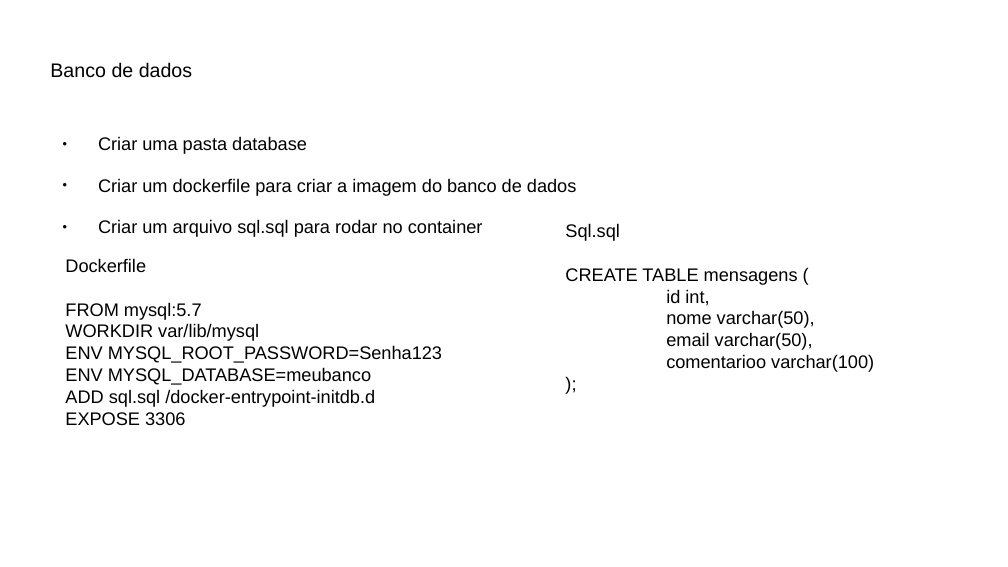
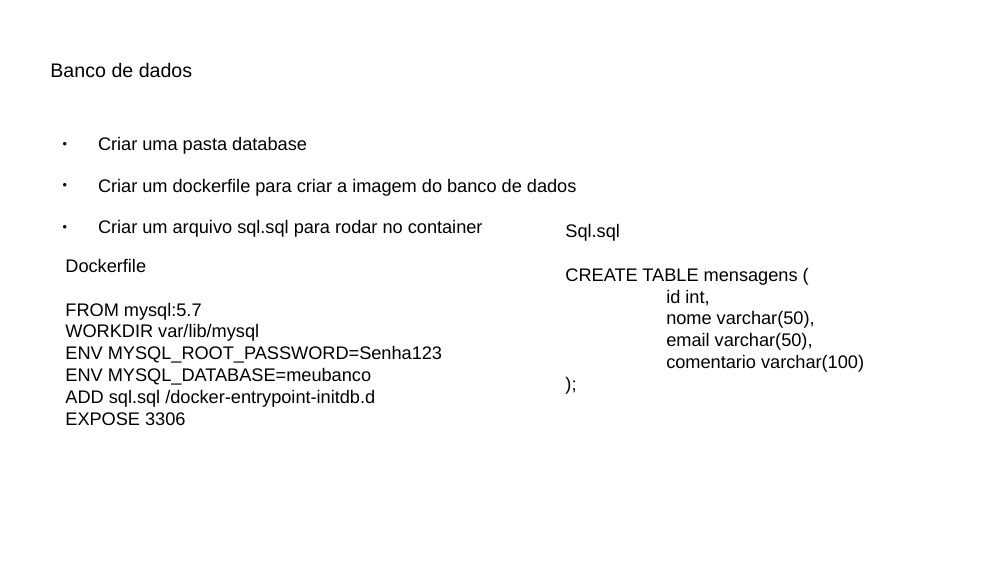
Before and after one commit to szalbuque/DevopsDio.me, a slide deck: slide 10 of Kubernetes - desafio/Kubernetes - Projeto 1.odp (slide 11 before the commit). Drawn at 1008x567 pixels with LibreOffice and Linux fonts; fonts in the diff are those of the drawing; background and template pictures are left out. Boxes give left, top, right and bottom in pixels: in the first picture for what was removed or moved away, otherwise in the second. Text is boxed around its words. In the diff, an @@ line names an element or a change of style, - is before the commit and + after.

```diff
--- a/Kubernetes - desafio/Kubernetes - Projeto 1.odp
+++ b/Kubernetes - desafio/Kubernetes - Projeto 1.odp
@@ text at bbox=[666, 354, 864, 372]: text changed @@
-comentarioo varchar(100)
+comentario varchar(100)
```
Also in this commit, not shown: 3 other slides changed, 1 slide removed, 7 other files.
